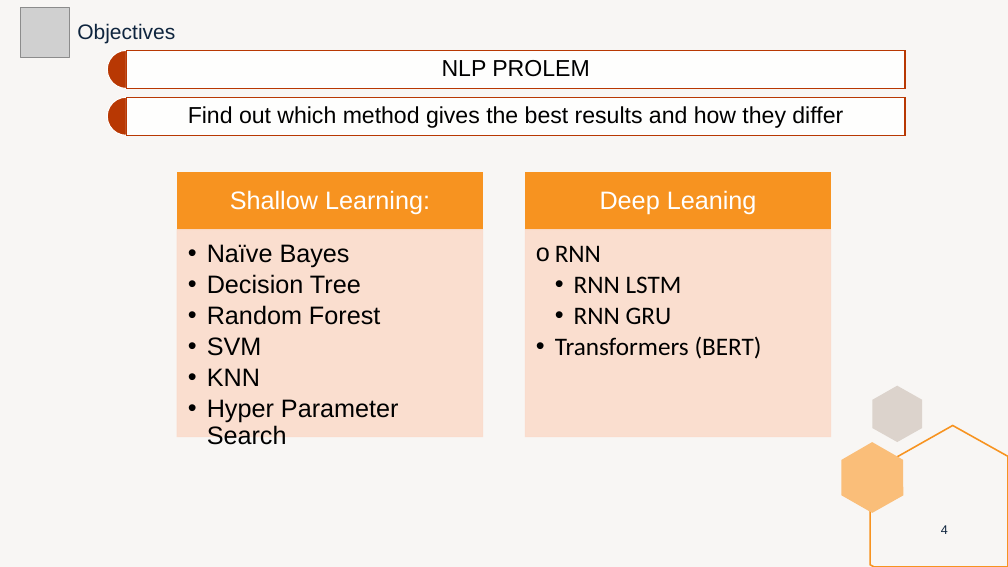
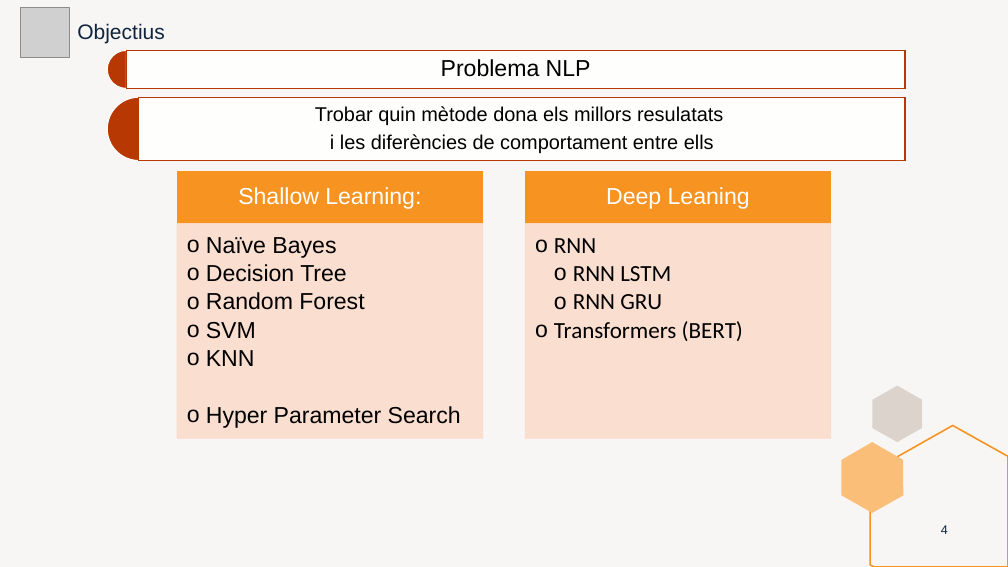
Before and after one commit to marti1999/TFG, a slide deck: slide 4 of informes/entrega final/presentation.pptx. Drawn at 1008x567 pixels with LibreOffice and Linux fonts; fonts in the diff are those of the drawing; grey boxes stand for pictures. Boxes give left, top, right and bottom in pixels: in the first picture for what was removed or moved away, otherwise in the second. Text is boxed around its words. In the diff, an @@ line names an element or a change of style, - is before the commit and + after.

```diff
--- a/informes/entrega final/presentation.pptx
+++ b/informes/entrega final/presentation.pptx
@@ text at (77,23,165,43): text changed @@
-Objectives
+Objectius
@@ text at (441,59,591,77): text changed @@
-NLP PROLEM
+Problema NLP
@@ pie slice (boxed as its full ellipse): place and size @@
-pie slice (boxed as its full ellipse) at (107,98,145,135)
+pie slice (boxed as its full ellipse) at (107,98,171,161)
@@ rectangle: place and size @@
-rectangle at (126,98,905,135)
+rectangle at (139,98,905,161)
@@ text removed at (188,106,843,128) @@
-Find out which method gives the best results and how they differ
@@ text added at (315,106,723,153), 19 pt, text #000000 @@
+Trobar quin mètode dona els millors resulatats
+i les diferències de comportament entre ells
@@ text "Shallow Learning:" at (238,187,421,209): size 24 to 22 pt @@
@@ rectangle: place and size @@
-rectangle at (178,172,483,230)
+rectangle at (178,171,483,223)
@@ text "Deep Leaning" at (606,187,750,209): size 24 to 22 pt @@
@@ rectangle: place and size @@
-rectangle at (526,172,831,230)
+rectangle at (526,171,831,223)
@@ text "Naïve Bayes" at (206,237,461,428): size 24 to 22 pt; bullet • to o @@
@@ rectangle: place and size @@
-rectangle at (178,230,483,437)
+rectangle at (178,224,483,439)
@@ text "RNN" at (554,238,743,341): size 24 to 22 pt; bullet • to o @@
@@ rectangle: place and size @@
-rectangle at (526,230,831,437)
+rectangle at (526,224,831,439)
```
Also in this commit, not shown: 22 other slides changed, 5 slides added, 5 slides removed, 1 other file.
